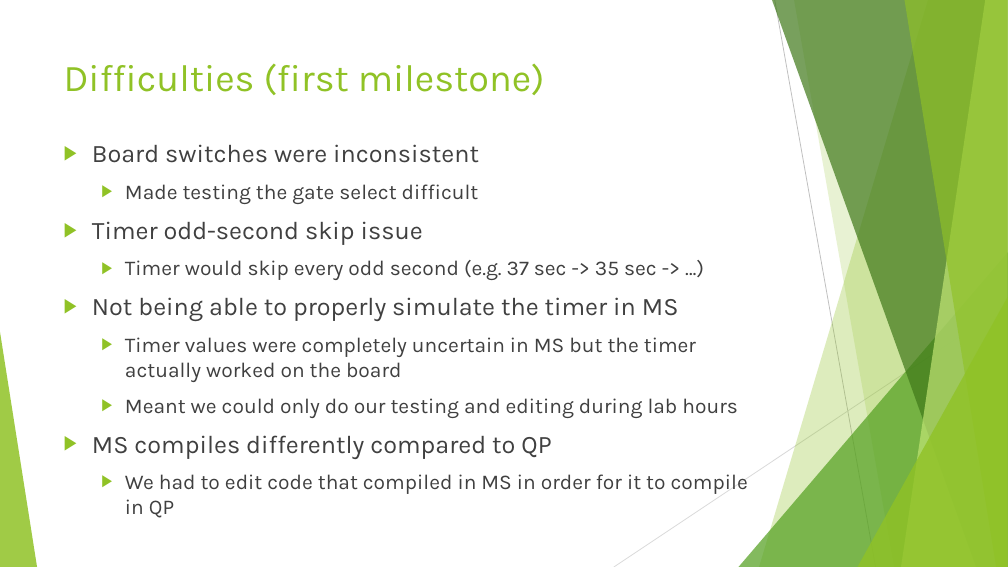
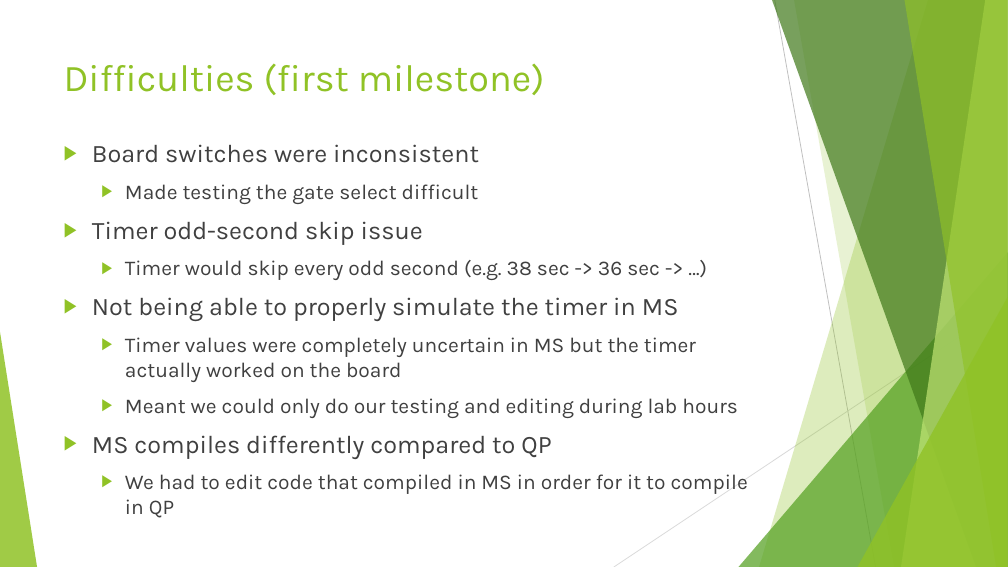
Before and after one commit to TominF6453/csc258_project, a slide deck: slide 8 of CSC258 Project Presentation.pptx. Drawn at 1008x567 pixels with LibreOffice and Linux fonts; fonts in the diff are those of the drawing. Boxes give left, top, right and bottom in pixels: in the first picture for what was removed or moved away, otherwise in the second. Text is boxed around its words. In the diff, an @@ line names an element or a change of style, - is before the commit and + after.

Commit message:
Changed presentation

```diff
--- a/CSC258 Project Presentation.pptx
+++ b/CSC258 Project Presentation.pptx
@@ text at [125,260,660,280]: text changed @@
-  ▶ Timer would skip every odd second (e.g. 37 sec -> 35 sec -> …)
+  ▶ Timer would skip every odd second (e.g. 38 sec -> 36 sec -> …)
```
Also in this commit, not shown: 1 other file.
